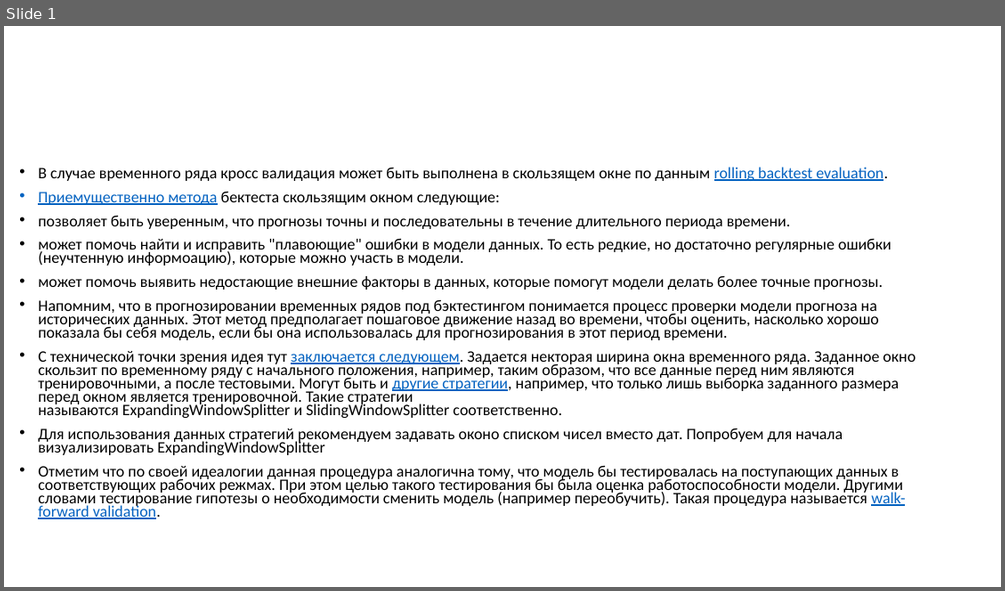
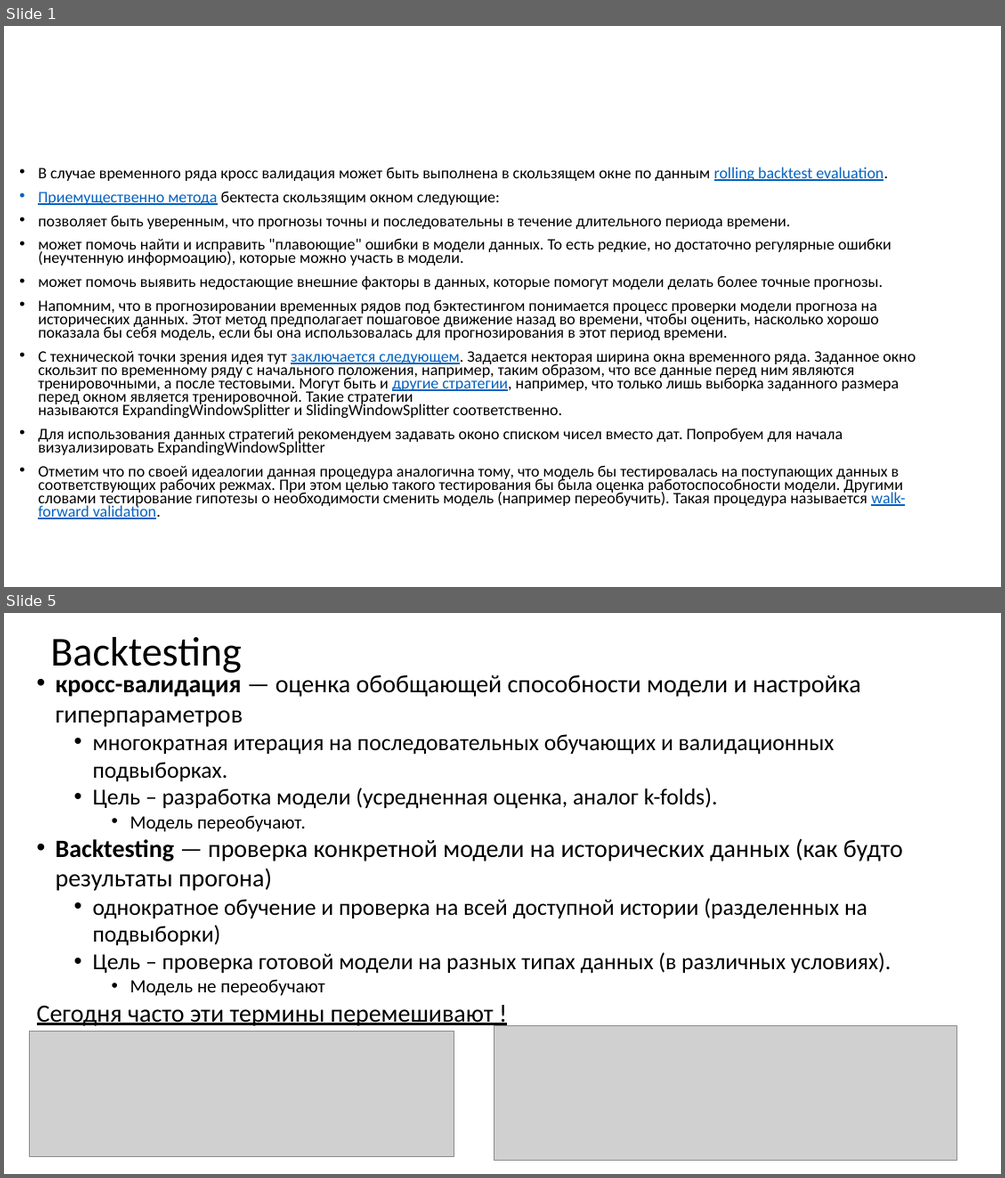
Before and after one commit to MVRonkin/TimeSeriesCourse, a slide deck: 2025/04-2 Оценка качества предсказаний ВР.pptx. Shown one above the other, each under a label of ours: slide 1 before the commit, slides 1 and 5 after it; the slides between them are not shown. The pictures are 1005x591 and 1005x1178 pixels, drawn with LibreOffice and Linux fonts; fonts in the diff are those of the drawing; grey boxes stand for pictures. Boxes give left, top, right and bottom in pixels: in the first picture for what was removed or moved away, otherwise in the second. Text is boxed around its words. In the diff, an @@ line names an element or a change of style, - is before the commit and + after.

```diff
--- a/2025/04-2 Оценка качества предсказаний ВР.pptx
+++ b/2025/04-2 Оценка качества предсказаний ВР.pptx
@@ slide 5 added at <box>4,613,1001,1174</box>, background #FFFFFF @@
@@ title added at <box>50,637,242,673</box>, 39.6 pt, text #000000 @@
+Backtesting
@@ text added at <box>37,672,903,1026</box>, 22 pt, text #000000 @@
+• кросс-валидация — оценка обобщающей способности модели и настройка гиперпараметров
+  • многократная итерация на последовательных обучающих и валидационных подвыборках.
+  • Цель – разработка модели (усредненная оценка, аналог k-folds).
+    • Модель переобучают.
+• Backtesting — проверка конкретной модели на исторических данных (как будто результаты прогона)
+  • однократное обучение и проверка на всей доступной истории (разделенных на подвыборки)
+  • Цель – проверка готовой модели на разных типах данных (в различных условиях).
+    • Модель не переобучают
+Сегодня часто эти термины перемешивают !
@@ picture added at <box>30,1031,454,1158</box> @@
@@ picture added at <box>494,1026,957,1160</box> @@
```
Also in this commit, not shown: 1 slide changed, 5 other slides added.
